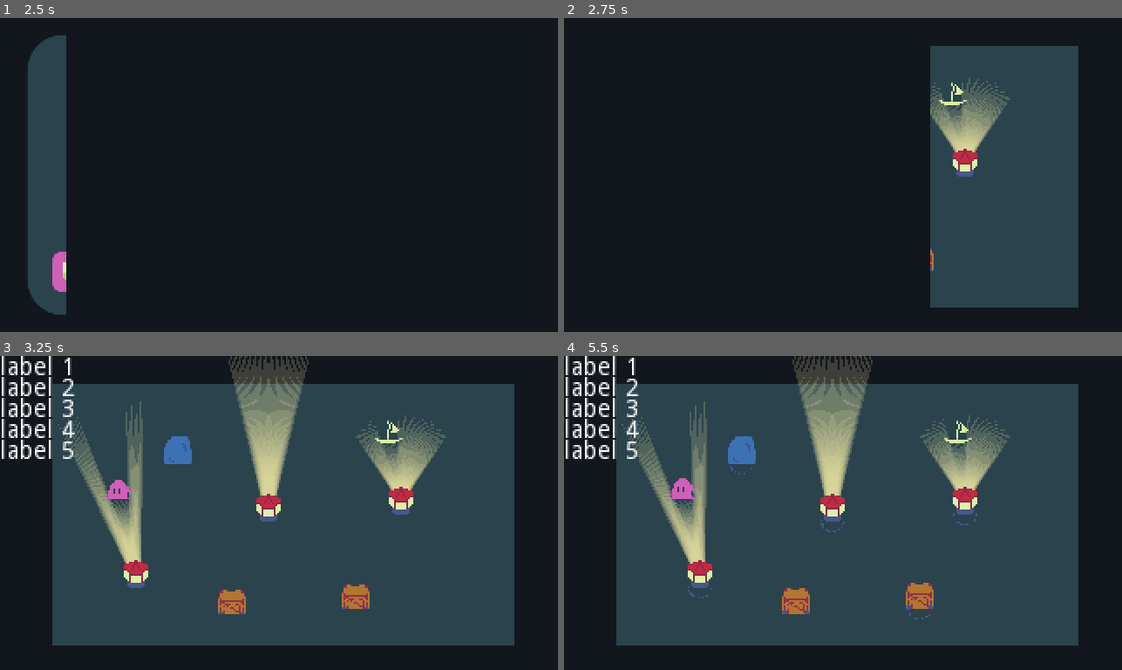
Above: before the commit, frames 1-4 (two rows, left to right).
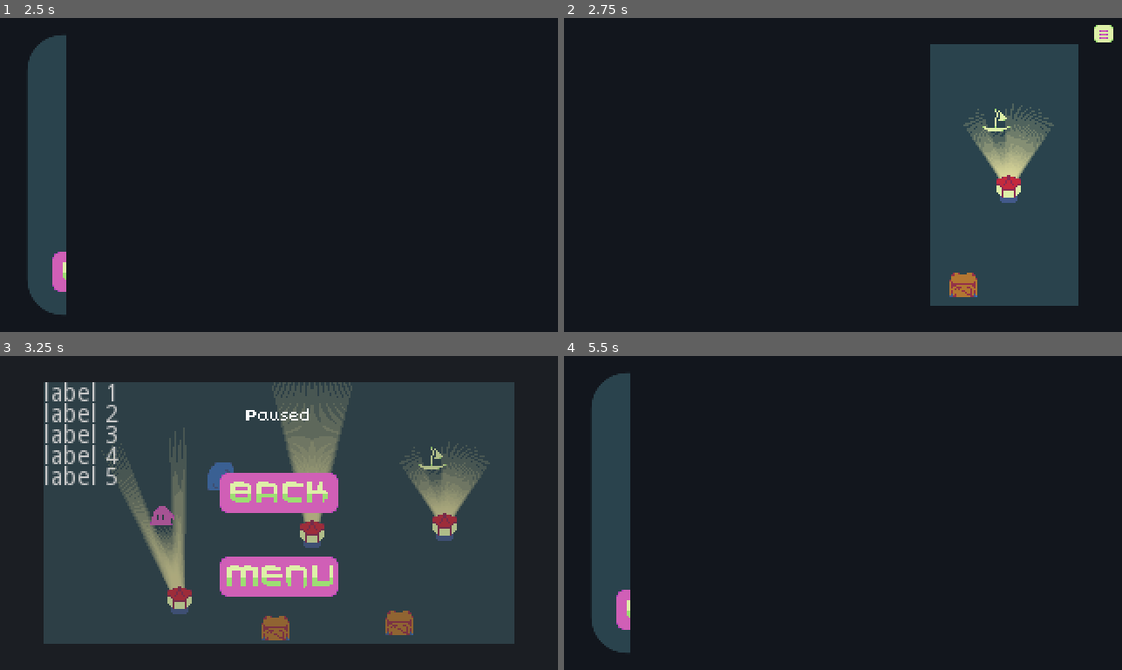
Above: after the commit, the same moments.

Repository: genericuser990/GameJamTowerTheme
Game: Godot game, scene res://Scenes/SceneManager.tscn
Same seed, same stepped clock (60 frames per second), same inputs: the game is played once before the commit and once after it.
Inputs (mouse positions are in pixels of both pictures, inside the frame that each line leads up to):
- Up to frame 1 (2.5 s): click (256, 244) at 0.5 s; click "1" at 1.25 s; click "2" at 2 s
- Up to frame 2 (2.75 s): no input
- Up to frame 3 (3.25 s): click (541, 371) at 2.77 s
- Up to frame 4 (5.5 s): click (843, 575) at 3.52 s; click (843, 406) at 4.25 s, where only the run after the commit has a clickable "3"; click (876, 406) at 5 s, where only the run after the commit has a clickable "4"

Frame 1 is identical in both runs. In frame 2, 5.1% of the frame differs, in the area x 65-99%, y 2-93%; in frame 3, 28%; in frame 4, 73%, in the area x 0-93%, y 0-95%.

Commit message:
gameplay transition to menu

Diff:
--- a/Scenes/DebugWorld.tscn
+++ b/Scenes/DebugWorld.tscn
@@ -15,10 +15,8 @@
 [node name="DebugWorld" type="Node"]
 
 [node name="Panel" type="Panel" parent="."]
-margin_left = 30.0
-margin_top = 16.0
-margin_right = 295.0
-margin_bottom = 166.0
+anchor_right = 1.0
+anchor_bottom = 1.0
 custom_styles/panel = SubResource( 1 )
 
 [node name="Lighthouse3" parent="." instance=ExtResource( 5 )]
--- a/Scenes/SceneManager.tscn
+++ b/Scenes/SceneManager.tscn
@@ -54,13 +54,20 @@
 [node name="AudioManager" parent="." instance=ExtResource( 2 )]
 
 [node name="ViewportContainer" type="ViewportContainer" parent="."]
-margin_right = 40.0
-margin_bottom = 40.0
+anchor_left = 0.5
+anchor_top = 0.5
+anchor_right = 0.5
+anchor_bottom = 0.5
+margin_left = -135.0
+margin_top = -75.0
+margin_right = 135.0
+margin_bottom = 75.0
 
 [node name="Viewport" type="Viewport" parent="ViewportContainer"]
-size = Vector2( 320, 180 )
+size = Vector2( 270, 150 )
 handle_input_locally = false
 render_target_update_mode = 3
+gui_disable_input = true
 
 [node name="Camera2D" type="Camera2D" parent="."]
 position = Vector2( 160, 90 )
--- /dev/null
+++ b/Scenes/ui/Gameplay.tscn
@@ -0,0 +1,25 @@
+[gd_scene load_steps=5 format=2]
+
+[ext_resource path="res://Sprites/levelSelectButton/smallMenuHover.png" type="Texture" id=1]
+[ext_resource path="res://Scripts/PauseableButton.gd" type="Script" id=2]
+[ext_resource path="res://Sprites/levelSelectButton/smallMenuIdle.png" type="Texture" id=3]
+[ext_resource path="res://Sprites/levelSelectButton/smallMenuPressed.png" type="Texture" id=4]
+
+[node name="Gameplay" type="Control"]
+anchor_right = 1.0
+anchor_bottom = 1.0
+
+[node name="BackButton" type="TextureButton" parent="."]
+anchor_left = 1.0
+anchor_right = 1.0
+margin_left = -16.0
+margin_top = 4.0
+margin_right = -5.0
+margin_bottom = 14.0
+texture_normal = ExtResource( 3 )
+texture_pressed = ExtResource( 4 )
+texture_hover = ExtResource( 1 )
+script = ExtResource( 2 )
+transitionScene = "res://Scenes/ui/PauseMenu.tscn"
+transitionOn = false
+isPause = true
--- /dev/null
+++ b/Scenes/ui/PauseMenu.tscn
@@ -0,0 +1,62 @@
+[gd_scene load_steps=10 format=2]
+
+[ext_resource path="res://Sprites/levelSelectButton/backButtonPressed.png" type="Texture" id=1]
+[ext_resource path="res://Sprites/levelSelectButton/backButtonHover.png" type="Texture" id=2]
+[ext_resource path="res://ThemesFonts/menuTheme.tres" type="Theme" id=3]
+[ext_resource path="res://Scripts/SceneButton.gd" type="Script" id=4]
+[ext_resource path="res://Sprites/levelSelectButton/backButtonIdle.png" type="Texture" id=5]
+[ext_resource path="res://Sprites/levelSelectButton/menuButtonHover.png" type="Texture" id=6]
+[ext_resource path="res://Sprites/levelSelectButton/menuButtonPressed.png" type="Texture" id=7]
+[ext_resource path="res://Sprites/levelSelectButton/menuButtonIdle.png" type="Texture" id=8]
+[ext_resource path="res://Scripts/PauseableButton.gd" type="Script" id=9]
+
+[node name="PauseMenu" type="Control"]
+anchor_right = 1.0
+anchor_bottom = 1.0
+rect_pivot_offset = Vector2( 149, -46 )
+
+[node name="ColorRect" type="ColorRect" parent="."]
+anchor_right = 1.0
+anchor_bottom = 1.0
+color = Color( 0.196078, 0.196078, 0.196078, 0.270588 )
+
+[node name="Label" type="Label" parent="."]
+anchor_left = 0.5
+anchor_right = 0.5
+margin_left = -20.0
+margin_right = 19.0
+margin_bottom = 66.0
+theme = ExtResource( 3 )
+text = "Paused"
+align = 1
+valign = 1
+
+[node name="BackButton" type="TextureButton" parent="."]
+anchor_left = 0.5
+anchor_top = 0.5
+anchor_right = 0.5
+anchor_bottom = 0.5
+margin_left = -34.0
+margin_top = -23.0
+margin_right = 34.0
+texture_normal = ExtResource( 5 )
+texture_pressed = ExtResource( 1 )
+texture_hover = ExtResource( 2 )
+script = ExtResource( 9 )
+transitionScene = "res://Scenes/ui/Gameplay.tscn"
+transitionOn = false
+
+[node name="MenuButton" type="TextureButton" parent="."]
+anchor_left = 0.5
+anchor_top = 0.5
+anchor_right = 0.5
+anchor_bottom = 0.5
+margin_left = -34.0
+margin_top = 25.0
+margin_right = 34.0
+margin_bottom = 48.0
+texture_normal = ExtResource( 8 )
+texture_pressed = ExtResource( 7 )
+texture_hover = ExtResource( 6 )
+script = ExtResource( 4 )
+transitionScene = "res://Scenes/ui/Menu.tscn"
--- a/Scripts/Global.gd
+++ b/Scripts/Global.gd
@@ -7,6 +7,8 @@
 var sceneManager
 var audioManager
 
+var isPaused := false
+
 func setDebugControl(a):
 	debugControl = a
 
--- a/Scripts/LevelSelectButton.gd
+++ b/Scripts/LevelSelectButton.gd
@@ -1,6 +1,5 @@
 extends TextureButton
 
-#
 export var level : int = 0
 var levelScene
 
@@ -11,8 +10,9 @@
 
 func _on_LevelSelectButton_pressed():
 	Global.audioManager.playSelect()
+	Global.isPaused = false
 	Global.sceneManager.setScene(levelScene)
-	Global.sceneManager.setGUI()
+	Global.sceneManager.setGUI("res://Scenes/ui/Gameplay.tscn")
 	Global.audioManager.setBgSong(1)
 
 func onMouseEnter():
--- a/Scripts/Monster.gd
+++ b/Scripts/Monster.gd
@@ -12,6 +12,9 @@
 
 # Called every frame. 'delta' is the elapsed time since the previous frame.
 func _physics_process(delta):
+	if Global.isPaused:
+		return
+
 	vel.x = Input.get_axis("moveLeft", "moveRight")
 	vel.y = Input.get_axis("moveUp", "moveDown")
 
--- /dev/null
+++ b/Scripts/PauseableButton.gd
@@ -0,0 +1,9 @@
+extends SceneButton
+export var isPause := false
+func _ready():
+	pass
+
+func onPlayButtonPressed():
+	Global.audioManager.playSelect()
+	Global.sceneManager.setGUI(transitionScene, transitionOn)
+	Global.isPaused = isPause
--- a/Scripts/SceneButton.gd
+++ b/Scripts/SceneButton.gd
@@ -1,11 +1,8 @@
 extends Control
-
-
-# Declare member variables here. Examples:
-# var a = 2
-# var b = "text"
+class_name SceneButton
 
 export var transitionScene : String
+export var transitionOn : bool = true
 
 # Called when the node enters the scene tree for the first time.
 func _ready():
@@ -14,7 +11,7 @@
 
 func onPlayButtonPressed():
 	Global.audioManager.playSelect()
-	Global.sceneManager.setGUI(transitionScene)
+	Global.sceneManager.setGUI(transitionScene, transitionOn)
 
 func onMouseEnter():
 	Global.audioManager.playOnButton()
--- a/Scripts/SceneManager.gd
+++ b/Scripts/SceneManager.gd
@@ -24,10 +24,12 @@
 	Global.setSceneManager(self)
 
 # sets control scene
-func setGUI(newSceneStr : String = ""):
+func setGUI(newSceneStr : String = "", isTransition := true):
 	#player scene transtion, pause func until done
-	animationPlayer.play("SceneTransition")
-	yield(self, "finishTransition")
+	if isTransition:
+		animationPlayer.play("SceneTransition")
+		yield(self, "finishTransition")
+
 
 	# set previouse to null
 	if currentGUIScene != null:
@@ -51,7 +53,6 @@
 	# check if null
 	if (newSceneStr == ""):
 		return
-
 	reloadSceneStr = newSceneStr
 	var newGameScene = load(newSceneStr).instance()
 	currentGameScene = newGameScene
--- a/project.godot
+++ b/project.godot
@@ -9,12 +9,18 @@
 config_version=4
 
 _global_script_classes=[ {
+"base": "Control",
+"class": "SceneButton",
+"language": "GDScript",
+"path": "res://Scripts/SceneButton.gd"
+}, {
 "base": "KinematicBody2D",
 "class": "boxClass",
 "language": "GDScript",
 "path": "res://Sprites/Box.gd"
 } ]
 _global_script_class_icons={
+"SceneButton": "",
 "boxClass": ""
 }
 
Binary file added: Sprites/levelSelectButton/menuButtonHover.png
Not shown, added: Sprites/levelSelectButton/menuButtonHover.png.import
Binary file added: Sprites/levelSelectButton/menuButtonIdle.png
Not shown, added: Sprites/levelSelectButton/menuButtonIdle.png.import
Binary file added: Sprites/levelSelectButton/menuButtonPressed.png
Not shown, added: Sprites/levelSelectButton/menuButtonPressed.png.import
Binary file added: Sprites/levelSelectButton/smallMenuHover.png
Not shown, added: Sprites/levelSelectButton/smallMenuHover.png.import
Binary file added: Sprites/levelSelectButton/smallMenuIdle.png
Not shown, added: Sprites/levelSelectButton/smallMenuIdle.png.import
Binary file added: Sprites/levelSelectButton/smallMenuPressed.png
Not shown, added: Sprites/levelSelectButton/smallMenuPressed.png.import
